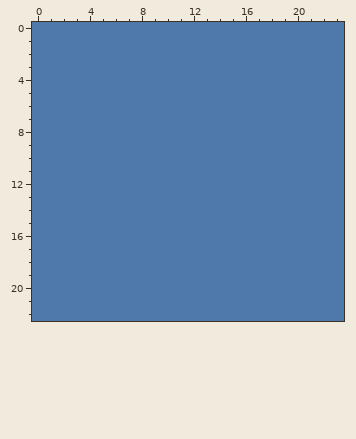
One commit to this pixel-art file: Assets/Aseprite/map.ase. That is the earlier state.
250x320 pixels, 1 frame. Colours within 5 levels of each other are drawn and written as one. Shown: x 0..23, y 0..22. The commit also changed other parts of the picture, which this record leaves out.
After:
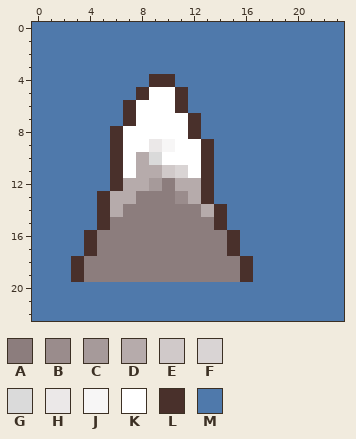
Palette (. is transparent): A #8c7d7d  B #9a8c8c  C #a69a9a  D #b6abab  E #d0c9c9  F #d9d4d4  G #dadada  H #ebe8e8  J #f7f6f6  K #ffffff  L #49302b  M #4f79ab
Difference:
layer "sprites" added
Layer "sprites":
y 4: x 9..10 MM -> LL
y 5: x 8..11 MMMM -> LKKL
y 6: x 7..11 MMMMM -> LKKKL
y 7: x 7..12 MMMMMM -> LKKKKL
y 8: x 6..12 MMMMMMM -> LKKKKKL
y 9: x 6..13 MMMMMMMM -> LKKHJKKL
y 10: x 6..13 MMMMMMMM -> LKDGKKKL
y 11: x 6..13 MMMMMMMM -> LKDDEFKL
y 12: x 6..13 MMMMMMMM -> LDDCADDL
y 13: x 5..13 MMMMMMMMM -> LDDAAABDL
y 14: x 5..14 MMMMMMMMMM -> LDAAAAAADL
y 15: x 5..14 MMMMMMMMMM -> LAAAAAAAAL
y 16..17: x 4..15 MMMMMMMMMMMM -> LAAAAAAAAAAL
y 18..19: x 3..16 MMMMMMMMMMMMMM -> LAAAAAAAAAAAAL
